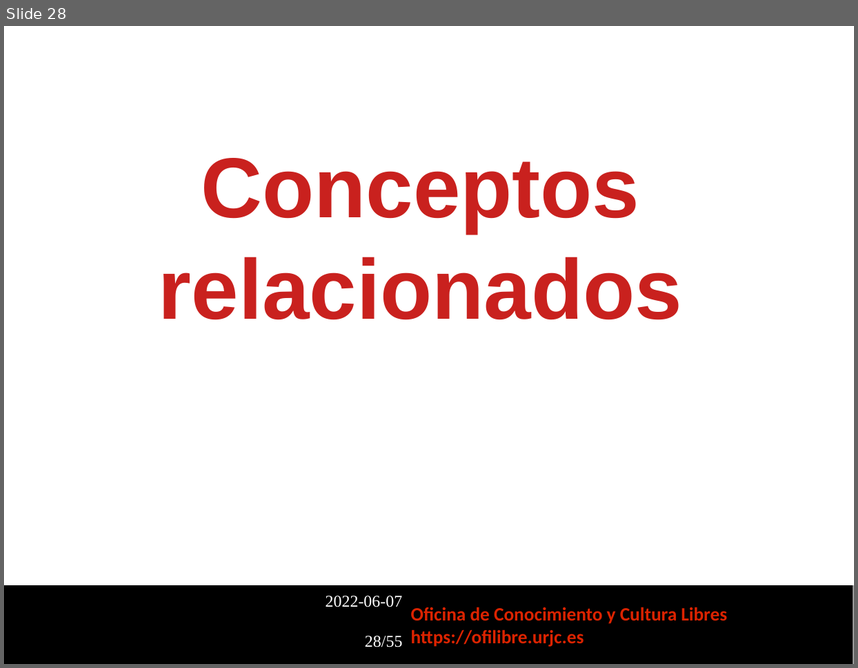
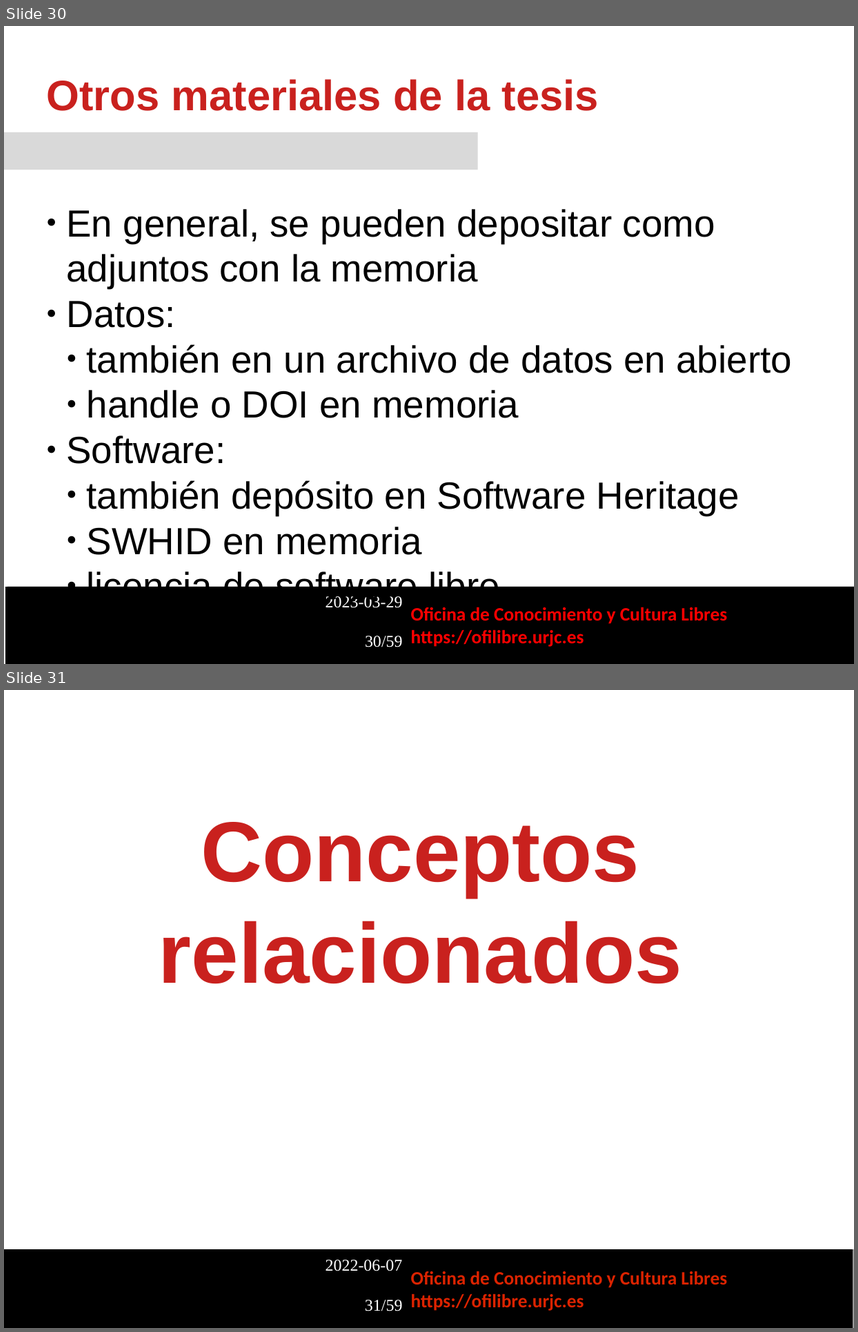
Before and after one commit to Ofilibre/Ofilibre.github.io, a slide deck: static/transpas/publicacion-abierta-investigacion/Publicacion_Abierta_Investigacion.odp. Shown one above the other, each under a label of ours: slide 28 before the commit, slides 30 and 31 after it. The pictures are 858x668 and 858x1332 pixels, drawn with LibreOffice and Linux fonts; fonts in the diff are those of the drawing; background and template pictures are left out. Boxes give left, top, right and bottom in pixels: in the first picture for what was removed or moved away, otherwise in the second. Text is boxed around its words. In the diff, an @@ line names an element or a change of style, - is before the commit and + after.

```diff
--- a/static/transpas/publicacion-abierta-investigacion/Publicacion_Abierta_Investigacion.odp
+++ b/static/transpas/publicacion-abierta-investigacion/Publicacion_Abierta_Investigacion.odp
@@ slide 30 added at (4, 26, 854, 664), background #FFFFFF; not listed: 1 template element that a slide beside it also shows @@
@@ text added at (46, 79, 599, 111), 36 pt, text #C9211E, bold @@
+Otros materiales de la tesis
@@ rectangle added at (4, 132, 477, 170), fill #D9D9D9 @@
@@ rectangle added at (38, 194, 833, 584), fill #FFFFFF, outline #FFFFFF 0 pt, 32 pt, text #000000 @@
+● En general, se pueden depositar como adjuntos con la memoria
+● Datos:
+  ● también en un archivo de datos en abierto
+  ● handle o DOI en memoria
+● Software:
+  ● también depósito en Software Heritage
+  ● SWHID en memoria
+  ● licencia de software libre
@@ freeform shape added at (5, 586, 854, 664), fill #000000 @@
@@ text added at (411, 606, 727, 646), 16 pt, text #FF0000, bold @@
+Oficina de Conocimiento y Cultura Libres
+https://ofilibre.urjc.es
@@ what was slide 28 is now slide 31 @@
@@ text at (365, 1299, 403, 1311): text changed @@
-28/55
+31/59
```
Also in this commit, not shown: 1 slide changed, 3 other slides added, 2 other files.
